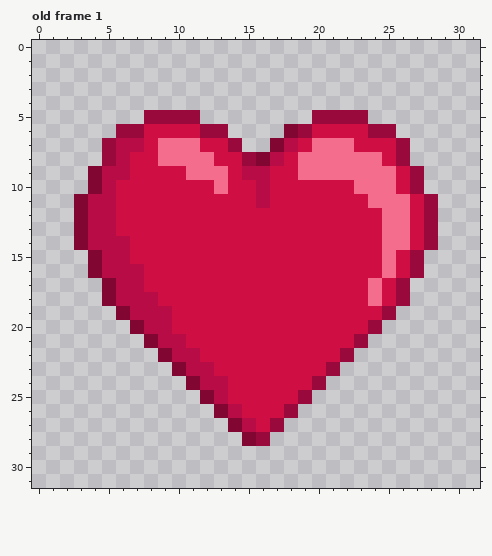
Pixel-art file, stored at assets_raw/heart.aseprite. Above, as it was before the edit.
32x32 pixels, 5 frames. Shown: old frame 1. The commit also changed other frames, which this record leaves out.
And afterwards:
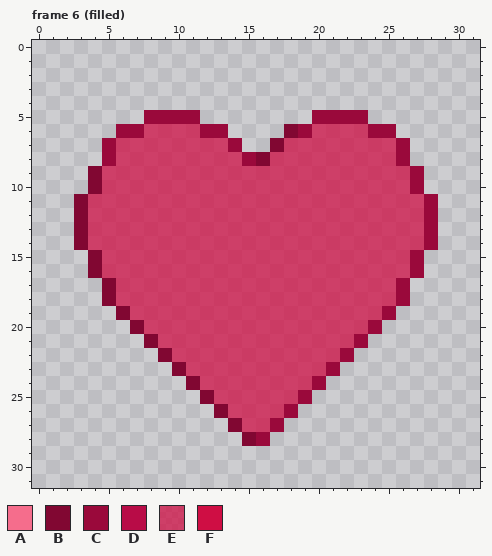
Palette (. is transparent): A #f56d8c  B #810732  C #9a093b  D #b80c47  E #cf0e44be  F #cf0e44
A new or re-ordered frame is compared with the old frame closest to it.
Diff:
frames 5 -> 7
--- frame 6 (filled) is new; against old frame 1, layers "details", "heart"
@@ x 0..31 @@
  5 ........CCCC........CCCC........
- 6 ......CCFFFFCC....BCFFFFCC......
- 7 .....CDDFAAAFFC..BDFAAAFFFC.....
- 8 .....CDFFAAAAFFCBDFAAAAAAFC.....
- 9 ....BDDFFFFAAAFDDFFAAAAAAAFC....
-10 ....BDFFFFFFFAFFDFFFFFFAAAFC....
-11 ...BDDFFFFFFFFFFDFFFFFFFAAAFC...
-12 ...BDDFFFFFFFFFFFFFFFFFFFAAFC...
-13 ...BDDFFFFFFFFFFFFFFFFFFFAAFC...
-14 ...BDDDFFFFFFFFFFFFFFFFFFAAFC...
-15 ....BDDFFFFFFFFFFFFFFFFFFAFC....
-16 ....BDDDFFFFFFFFFFFFFFFFFAFC....
-17 .....BDDFFFFFFFFFFFFFFFFAFC.....
-18 .....BDDDFFFFFFFFFFFFFFFAFC.....
-19 ......BDDDFFFFFFFFFFFFFFFC......
-20 .......BDDFFFFFFFFFFFFFFC.......
-21 ........BDDFFFFFFFFFFFFC........
-22 .........BDDFFFFFFFFFFC.........
-23 ..........BDDFFFFFFFFC..........
-24 ...........BDDFFFFFFC...........
-25 ............BDFFFFFC............
-26 .............BDFFFC.............
-27 ..............BDFC..............
+ 6 ......CCEEEECC....BCEEEECC......
+ 7 .....CEEEEEEEEC..BEEEEEEEEC.....
+ 8 .....CEEEEEEEEECBEEEEEEEEEC.....
+ 9 ....BEEEEEEEEEEEEEEEEEEEEEEC....
+10 ....BEEEEEEEEEEEEEEEEEEEEEEC....
+11 ...BEEEEEEEEEEEEEEEEEEEEEEEEC...
+12 ...BEEEEEEEEEEEEEEEEEEEEEEEEC...
+13 ...BEEEEEEEEEEEEEEEEEEEEEEEEC...
+14 ...BEEEEEEEEEEEEEEEEEEEEEEEEC...
+15 ....BEEEEEEEEEEEEEEEEEEEEEEC....
+16 ....BEEEEEEEEEEEEEEEEEEEEEEC....
+17 .....BEEEEEEEEEEEEEEEEEEEEC.....
+18 .....BEEEEEEEEEEEEEEEEEEEEC.....
+19 ......BEEEEEEEEEEEEEEEEEEC......
+20 .......BEEEEEEEEEEEEEEEEC.......
+21 ........BEEEEEEEEEEEEEEC........
+22 .........BEEEEEEEEEEEEC.........
+23 ..........BEEEEEEEEEEC..........
+24 ...........BEEEEEEEEC...........
+25 ............BEEEEEEC............
+26 .............BEEEEC.............
+27 ..............BEEC..............
 28 ...............BC...............
Boxes around the changes in both pictures, in picture pixels (x1, y1, x2, y2):
changed: (88, 124, 424, 432)
